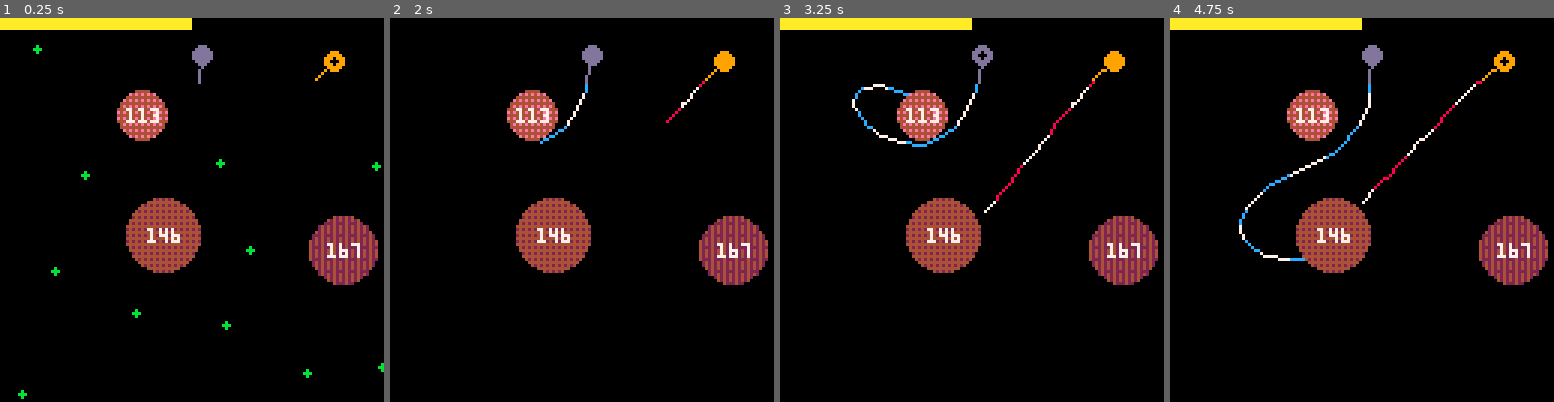
Above: before the commit, frames 1-4 (left to right).
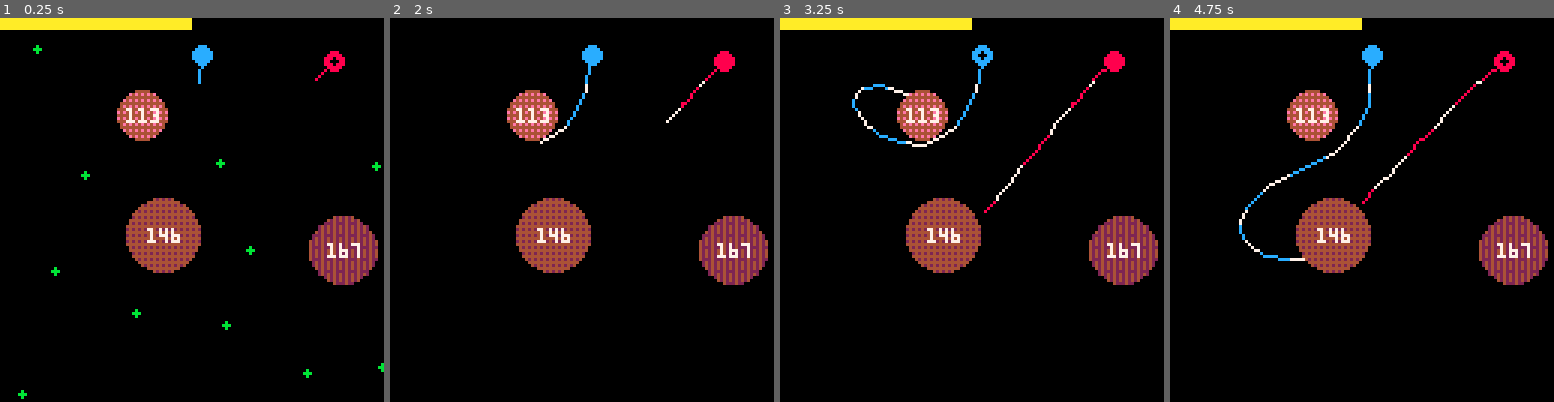
Above: after the commit, the same moments.

Repository: alxgnon/pico-8
Game: PICO-8 cartridge gravitywar.p8
The game is run twice, just before and just after one commit, with the same random seed, the same clock (stepped at 60 frames per second) and the same inputs.
Inputs:
- Up to frame 1 (0.25 s): no input
- Up to frame 2 (2 s): tap X (X key) at 0.33, 1.07, 1.85 s; tap O (Z key) at 0.7, 1.7 s; hold Right from 1.6 s (still down)
- Up to frame 3 (3.25 s): release Right at 2.1 s; tap O (Z key) at 2.1, 2.5, 2.9 s; hold Up 2.15-2.42 s; hold Right 2.47-3.03 s; tap X (X key) at 2.97 s; hold Left from 3.08 s (still down)
- Up to frame 4 (4.75 s): tap O (Z key) every 0.4 s from 3.3 to 4.5 s; release Left at 3.58 s; hold Down 3.63-3.97 s; hold Right 4.02-4.68 s; tap X (X key) at 4.08 s; hold Up from 4.73 s (still down)

The runs differ from the first frame. In frame 1, 0.5% of the frame differs, in the area x 50-90%, y 7-18%; in frame 2, 0.7%; in frame 3, 1.2%; in frame 4, 1.3%, in the area x 17-90%, y 7-64%.

Commit message:
gravity: aesthetic tweaks

Diff:
--- a/gravitywar.p8
+++ b/gravitywar.p8
@@ -139,7 +139,7 @@
 -->8
 ------------------- player ----
 
-player_colors = {9, 13}
+player_colors = {8, 12}
 
 aim_sens = 0.005
 power_sens = 0.03
@@ -189,9 +189,9 @@
 function draw_players()
 	for i, a in pairs(players) do
 		draw_gun(a.x, a.y, a.old, 0)
-		draw_gun(a.x, a.y, a.d, a.col)
-
-		circfill(a.x, a.y, a.r, a.col)
+		draw_gun(a.x,a.y,a.d,a.col)
+
+		circfill(a.x,a.y,a.r,a.col)
 
 		if i == playing then
 			circfill(a.x, a.y, 1, 0)
@@ -362,8 +362,8 @@
 
 		if a.expl == 0 then
 			a.dotted += 0.25
-			local col = 7
-			if (a.dotted%2<1) col=a.col-1
+			local col = a.col
+			if(a.dotted%2<1)col=7
 			line(a.ox,a.oy,x,y,col)
 
 			local size =
@@ -376,146 +376,146 @@
 			circfill(
 				x,y,
 				expl_radius*-sin(a.expl/2),
-				a.col+1)
-		end
-	end
-end
-…(139 lines of a section not shown)…
+				10)
+		end
+	end
+end
+…(139 lines of a section not shown)…
